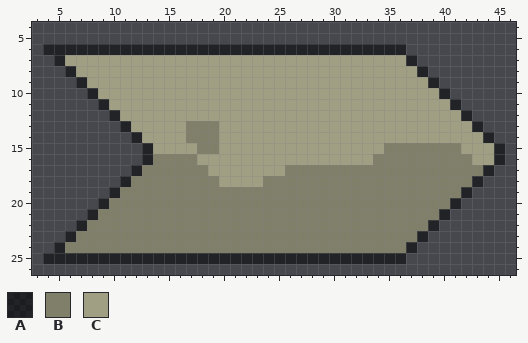
Pixel-art sprite, stored at Assets/Resources/Sprites/UI/ui_playerMenuTitle.png. The picture above was drawn from the file before the commit.
The file is 48x32 pixels. Shown: x 3..46, y 4..26.
Palette (. is transparent): A #00000084  B #807f6a  C #a09f84
Pixels before, first column x 4:
 6 AAAAAAAAAAAAAAAAAAAAAAAAAAAAAAAAA.........
 7 .ACCCCCCCCCCCCCCCCCCCCCCCCCCCCCCCA........
 8 ..ACCCCCCCCCCCCCCCCCCCCCCCCCCCCCCCA.......
 9 ...ACCCCCCCCCCCCCCCCCCCCCCCCCCCCCCCA......
10 ....ACCCCCCCCCCCCCCCCCCCCCCCCCCCCCCCA.....
11 .....ACCCCCCCCCCCCCCCCCCCCCCCCCCCCCCCA....
12 ......ACCCCCCCCCCCCCCCCCCCCCCCCCCCCCCCA...
13 .......ACCCCCBBBCCCCCCCCCCCCCCCCCCCCCCCA..
14 ........ACCCCBBBCCCCCCCCCCCCCCCCCCCCCCCCA.
15 .........ACCCCBBCCCCCCCCCCCCCCCBBBBBBBCCCA
16 .........ABBBBCCCCCCCCCCCCCCCCBBBBBBBBBCCA
17 ........ABBBBBBCCCCCCCBBBBBBBBBBBBBBBBBBA.
18 .......ABBBBBBBBCCCCBBBBBBBBBBBBBBBBBBBA..
19 ......ABBBBBBBBBBBBBBBBBBBBBBBBBBBBBBBA...
20 .....ABBBBBBBBBBBBBBBBBBBBBBBBBBBBBBBA....
21 ....ABBBBBBBBBBBBBBBBBBBBBBBBBBBBBBBA.....
22 ...ABBBBBBBBBBBBBBBBBBBBBBBBBBBBBBBA......
23 ..ABBBBBBBBBBBBBBBBBBBBBBBBBBBBBBBA.......
24 .ABBBBBBBBBBBBBBBBBBBBBBBBBBBBBBBA........
25 AAAAAAAAAAAAAAAAAAAAAAAAAAAAAAAAA.........
And afterwards:
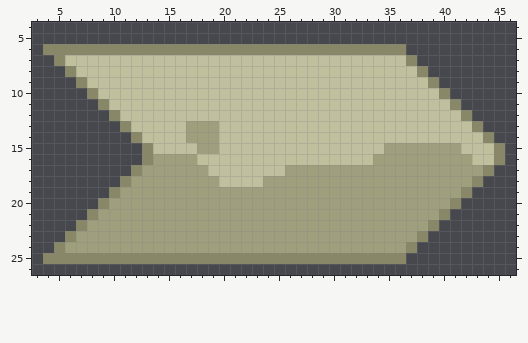
From old to new:
colour A: #00000084 -> #888767
colour B: #807f6a -> #a09f7d
colour C: #a09f84 -> #c1c09e
